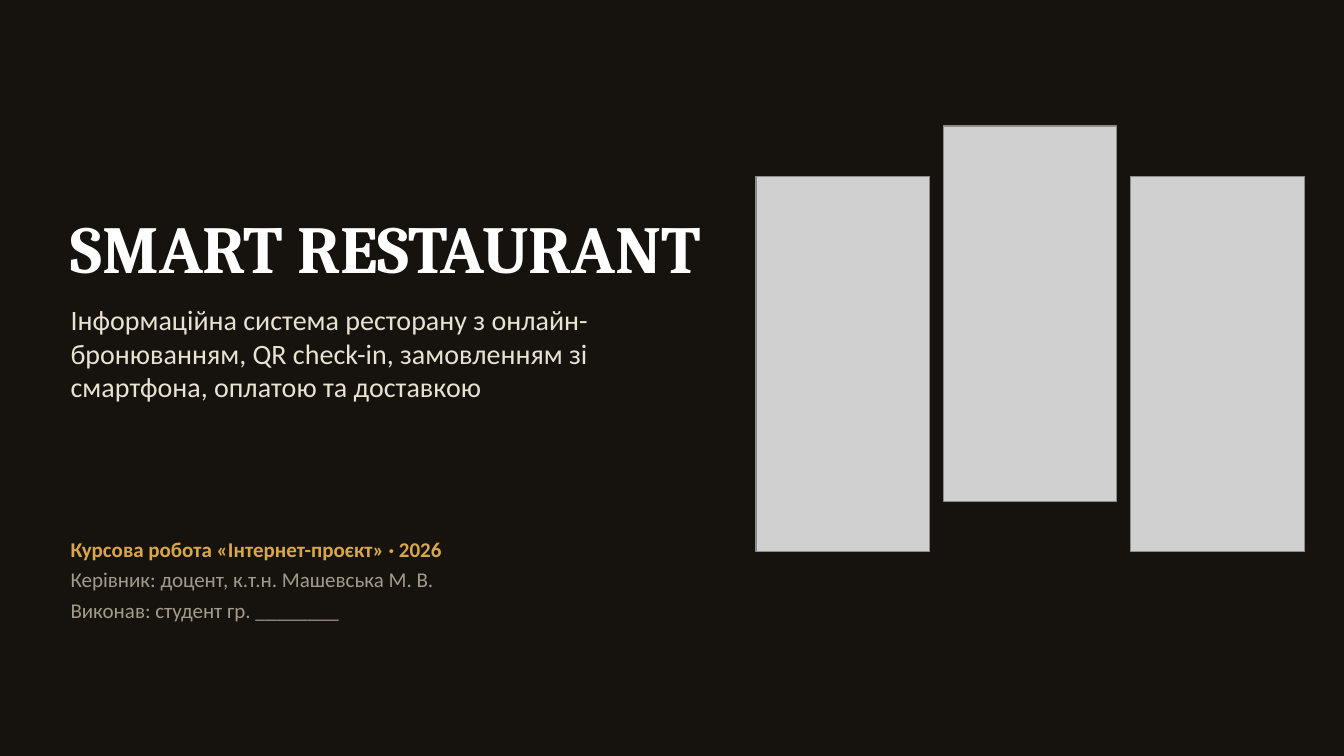
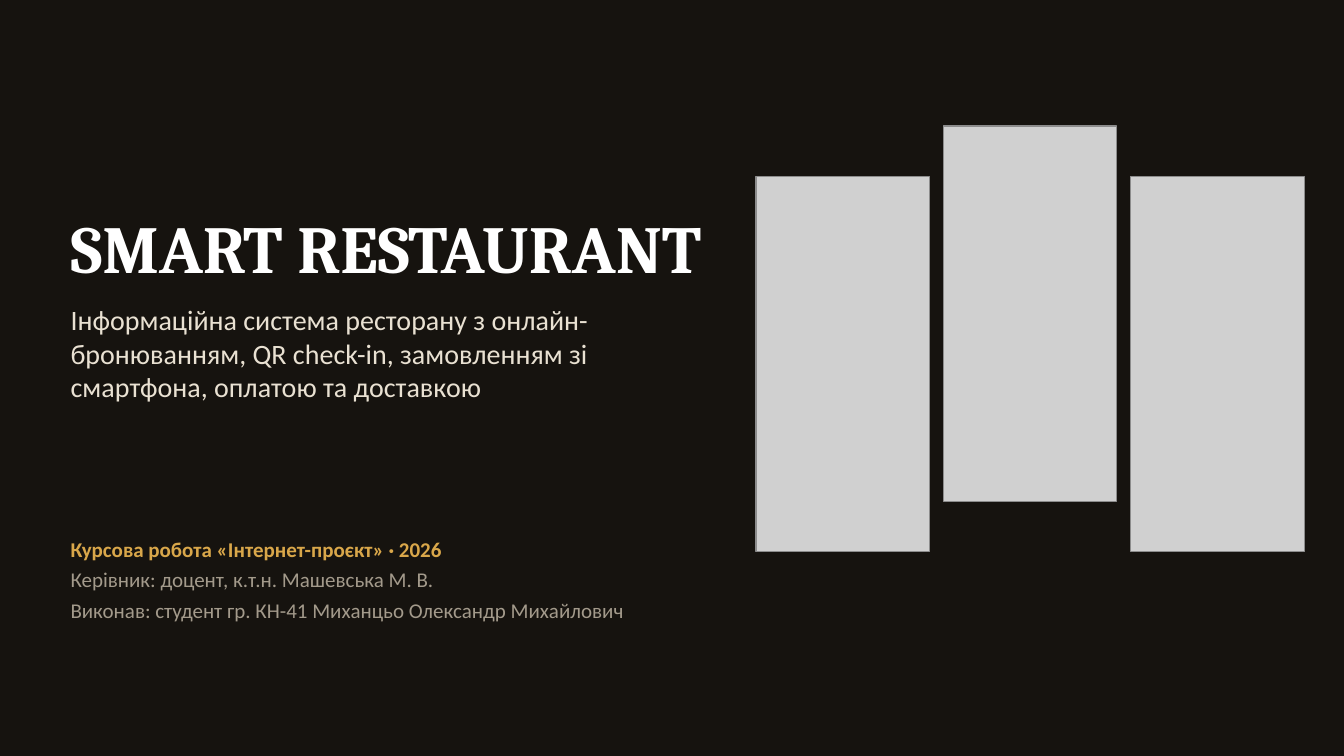
Before and after one commit to OMykhantso/SMART-RESTAURANT, a slide deck: slide 1 of docs/Presentation_SMART_RESTAURANT.pptx. Drawn at 1344x756 pixels with LibreOffice and Linux fonts; fonts in the diff are those of the drawing; grey boxes stand for pictures. Boxes give left, top, right and bottom in pixels: in the first picture for what was removed or moved away, otherwise in the second. Text is boxed around its words. In the diff, an @@ line names an element or a change of style, - is before the commit and + after.

```diff
--- a/docs/Presentation_SMART_RESTAURANT.pptx
+++ b/docs/Presentation_SMART_RESTAURANT.pptx
@@ text at [71, 604, 624, 622]: text changed @@
-Виконав: студент гр. ________
+Виконав: студент гр. КН-41 Миханцьо Олександр Михайлович
```
Also in this commit, not shown: 6 other files.
